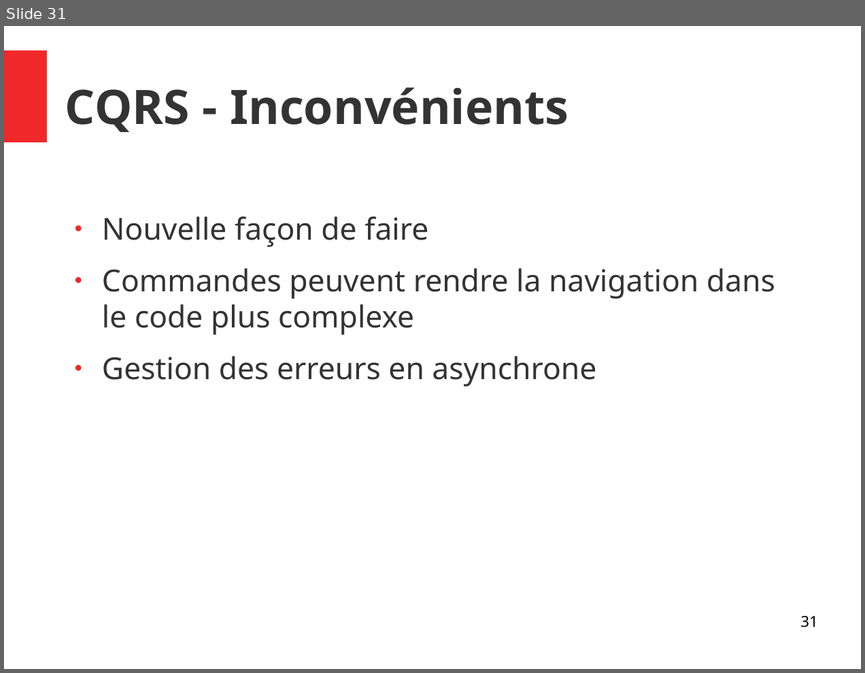
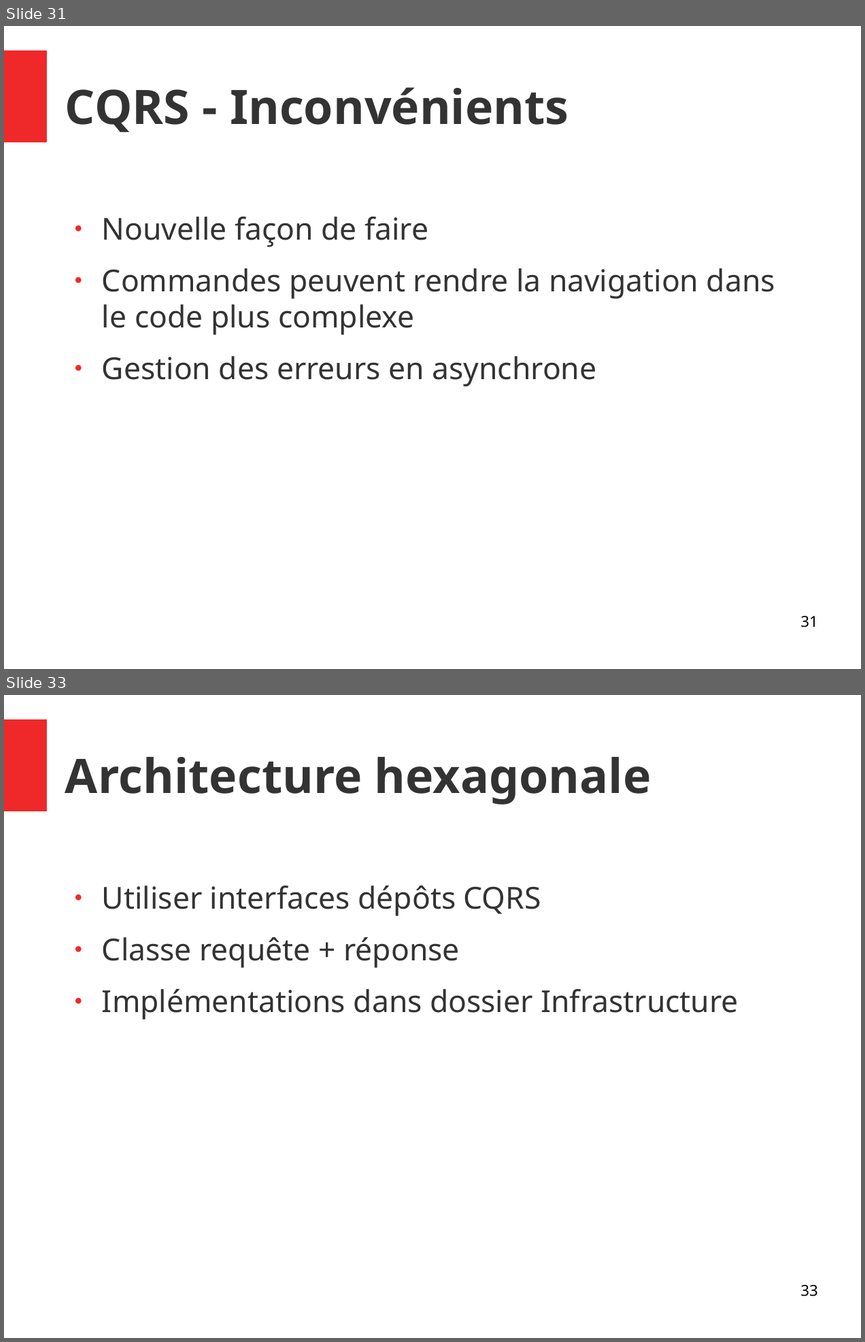
Before and after one commit to vincent4vx/mvp-poc, a slide deck: retrospective.odp. Shown one above the other, each under a label of ours: slide 31 before the commit, slides 31 and 33 after it; the slides between them are not shown. The pictures are 865x673 and 865x1342 pixels, drawn with LibreOffice and Linux fonts; fonts in the diff are those of the drawing. Boxes give left, top, right and bottom in pixels: in the first picture for what was removed or moved away, otherwise in the second. Text is boxed around its words. In the diff, an @@ line names an element or a change of style, - is before the commit and + after.

```diff
--- a/retrospective.odp
+++ b/retrospective.odp
@@ slide 33 added at (x1=4, y1=695, x2=861, y2=1338), background #FFFFFF; not listed: 1 template element that a slide beside it also shows @@
@@ title added at (x1=65, y1=757, x2=651, y2=804), 44 pt, text #333333, bold @@
+Architecture hexagonale
@@ text added at (x1=102, y1=885, x2=738, y2=1019), 28 pt, text #333333 @@
+● Utiliser interfaces dépôts CQRS
+● Classe requête + réponse
+● Implémentations dans dossier Infrastructure
@@ page number added at (x1=800, y1=1285, x2=817, y2=1296), 14 pt, text #000000 @@
+33
```
Also in this commit, not shown: 1 slide changed, 7 other slides added, 11 other files.
